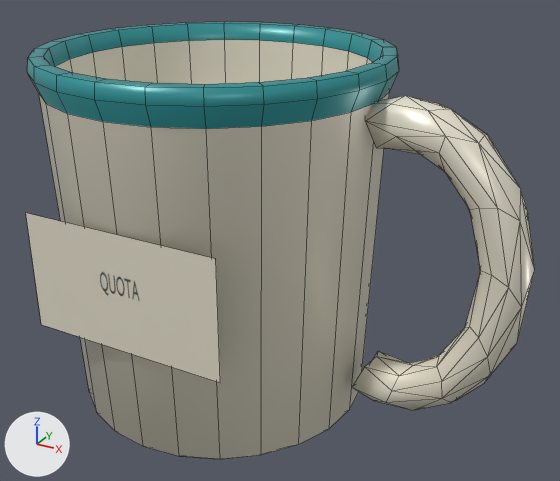
An edit to the Blender file Art/QuotaMug.blend, drawn before and after from the same camera.
Camera for both pictures: a camera (50 mm lens) standing at (0.215, -0.325, 0.164) and looking at (0.036, 0.0, 0.002). Lighting does not change. The marker at lower left points along +X, +Y and +Z. The older version comes first. Mesh edges are drawn as thin lines.

Names of what the first picture shows: 'QuotaMug'.
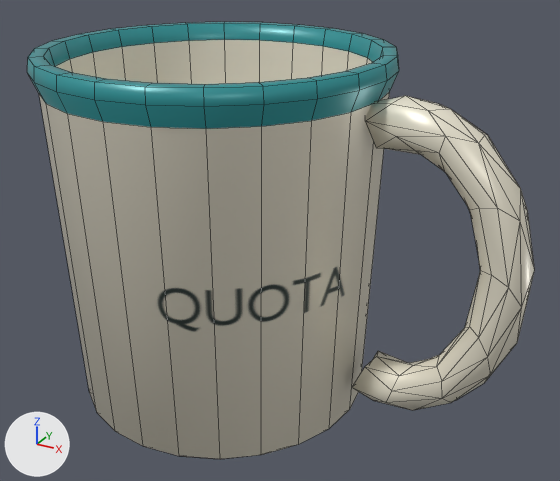
Edits to the bpy script that builds the scene:
```text
Change me_lowpolymugbody:
    used by ob_quotamug; location = (0.0, 0.0, 0.0)
    remove me_lowpolymugbody.from_pydata(...)  # 310 vertices, 383 faces; spans x -0.09..0.164, y -0.09..0.09, z -0.097..0.097
    add me_lowpolymugbody.from_pydata(...)  # 306 vertices, 382 faces; spans x -0.09..0.164, y -0.09..0.09, z -0.097..0.097
    me_lowpolymugbody part 1: the loose piece of 4 vertices spanning x -0.053..0.053, y -0.086, z -0.03..0.03 is deleted
    me_lowpolymugbody part 2: 24 kept faces spanning x -0.086..0.086, y -0.086..0.086, z -0.09..0.08 get new texture (UV) coordinates
```

Pixel boxes [x1, y1, x2, y2] of what changed, in the pictures (560 x 481 px):
'QuotaMug', reshaped
    before: [26, 22, 535, 459]
    after: [27, 22, 535, 459]
part 1 of me_lowpolymugbody, deleted
    before: [26, 213, 220, 383]
part 2 of me_lowpolymugbody, surface changed
    both: [60, 217, 347, 385]
